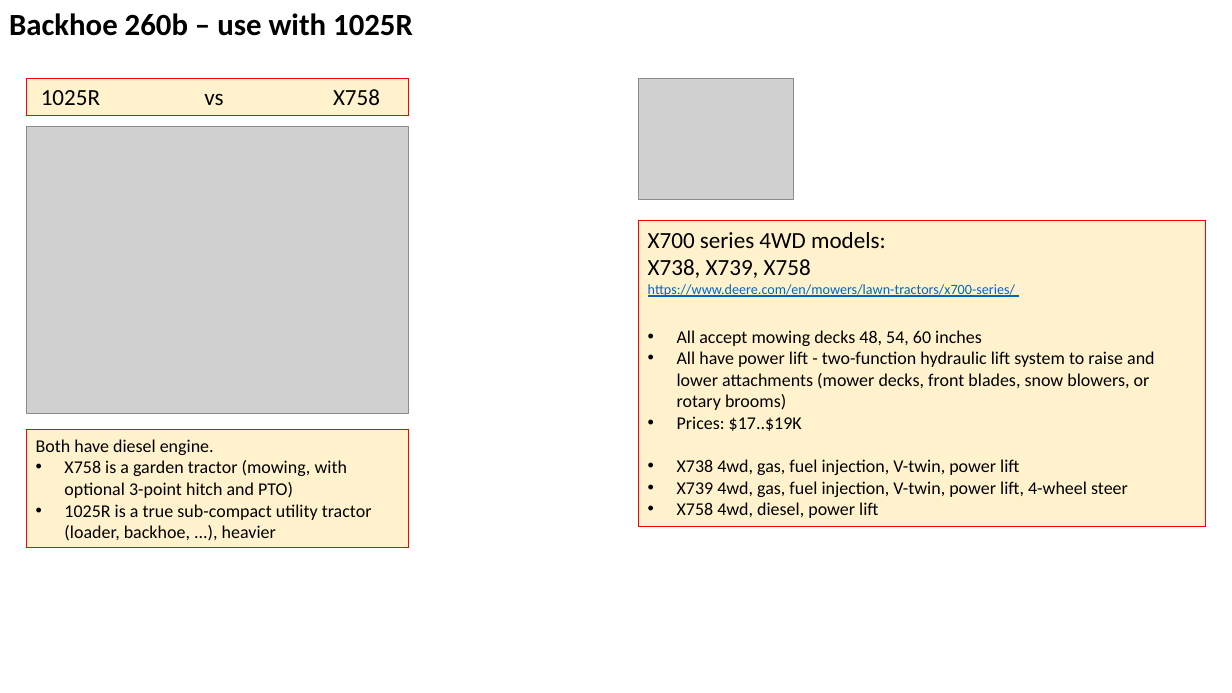
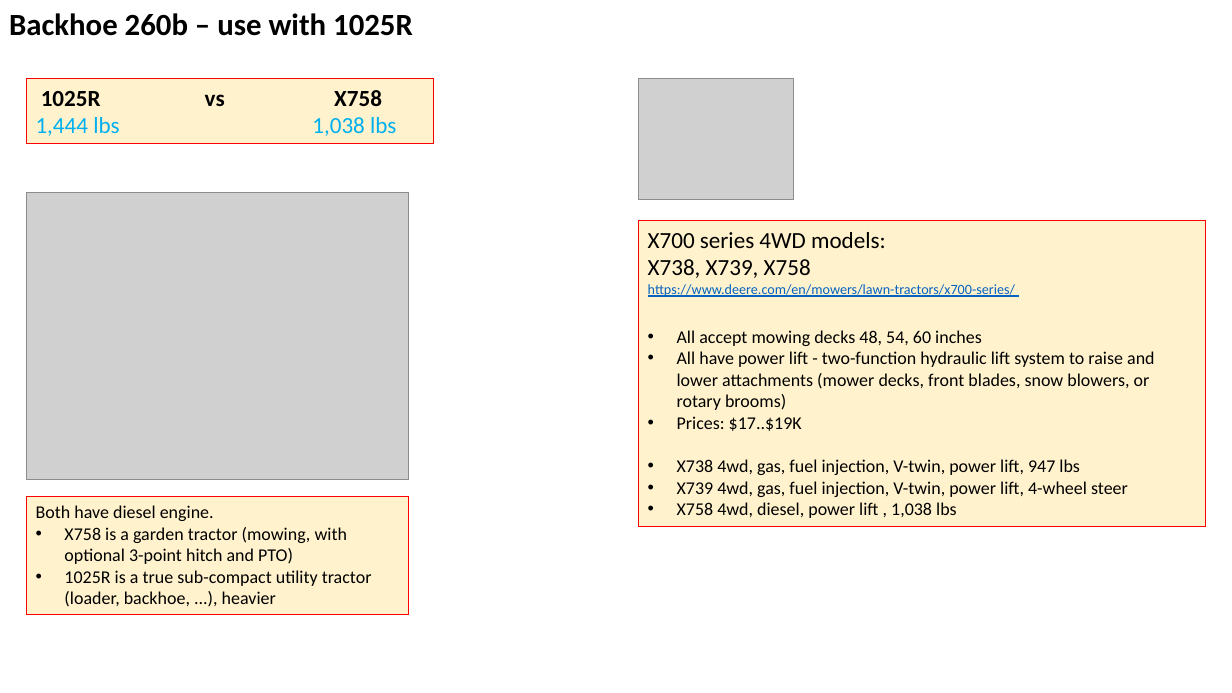
Before and after one commit to lselector/misc_farm, a slide deck: slide 3 of tractor_jd_1025r_X738.pptx. Drawn at 1232x693 pixels with LibreOffice and Linux fonts; fonts in the diff are those of the drawing; grey boxes stand for pictures. Boxes give left, top, right and bottom in pixels: in the first picture for what was removed or moved away, otherwise in the second. Text is boxed around its words. In the diff, an @@ line names an element or a change of style, - is before the commit and + after.

Commit message:
update

```diff
--- a/tractor_jd_1025r_X738.pptx
+++ b/tractor_jd_1025r_X738.pptx
@@ rectangle "1025R vs X758": place and size @@
-rectangle "1025R vs X758" at <box>27,79,409,116</box>
+rectangle "1025R vs X758" at <box>27,79,433,144</box>
@@ text in rectangle at <box>41,90,382,106</box>: bold on in "1025R vs X758" @@
@@ text in rectangle at <box>312,117,396,136</box>: paragraph added @@
+1,444 lbs 1,038 lbs
@@ picture: place and size @@
-picture at <box>27,127,409,413</box>
+picture at <box>27,193,409,480</box>
@@ text in rectangle at <box>677,459,1080,475</box>: text changed @@
-• X738 4wd, gas, fuel injection, V-twin, power lift
+• X738 4wd, gas, fuel injection, V-twin, power lift, 947 lbs
@@ rectangle "Both have diesel engine.": place and size @@
-rectangle "Both have diesel engine." at <box>27,430,409,548</box>
+rectangle "Both have diesel engine." at <box>27,496,409,615</box>
@@ text in rectangle at <box>677,502,957,518</box>: text changed @@
-• X758 4wd, diesel, power lift
+• X758 4wd, diesel, power lift , 1,038 lbs
```
